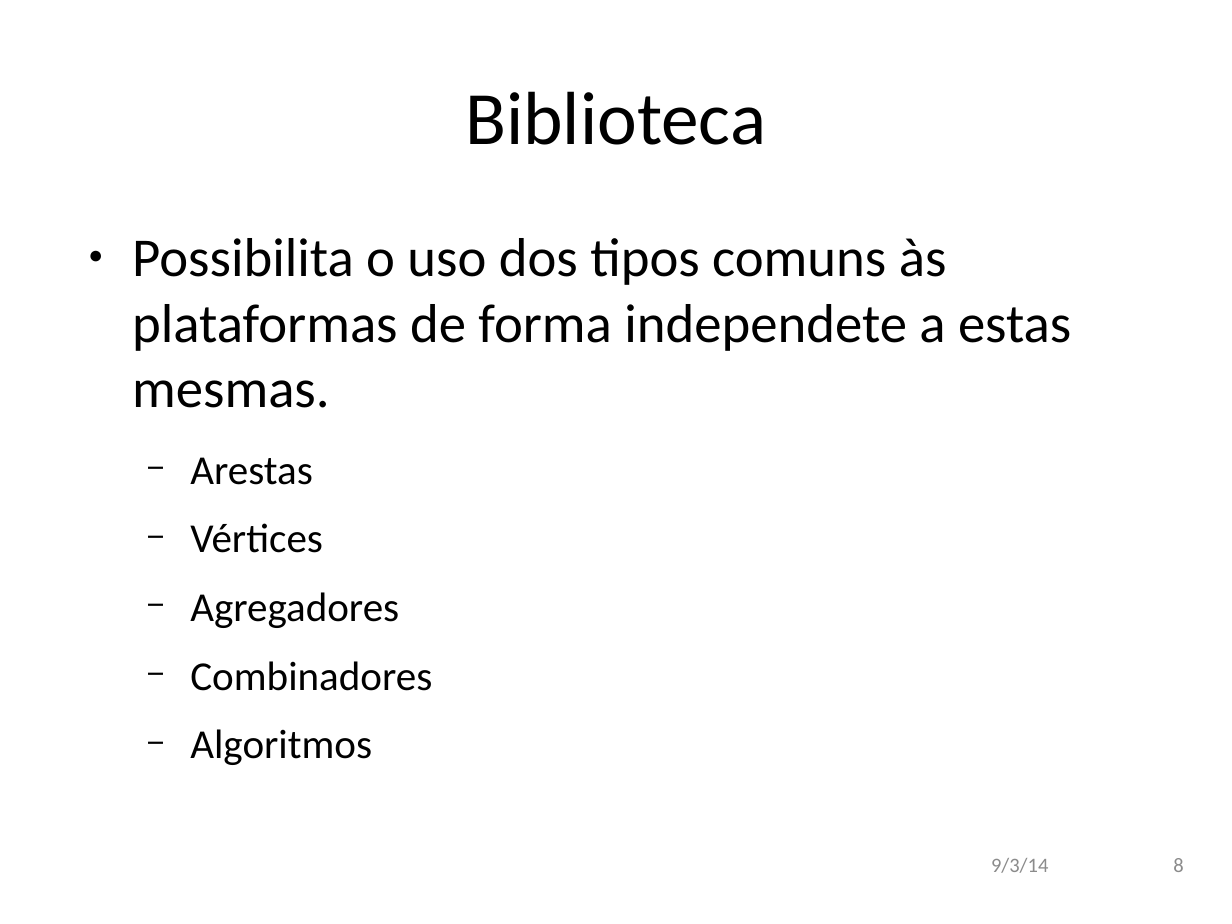
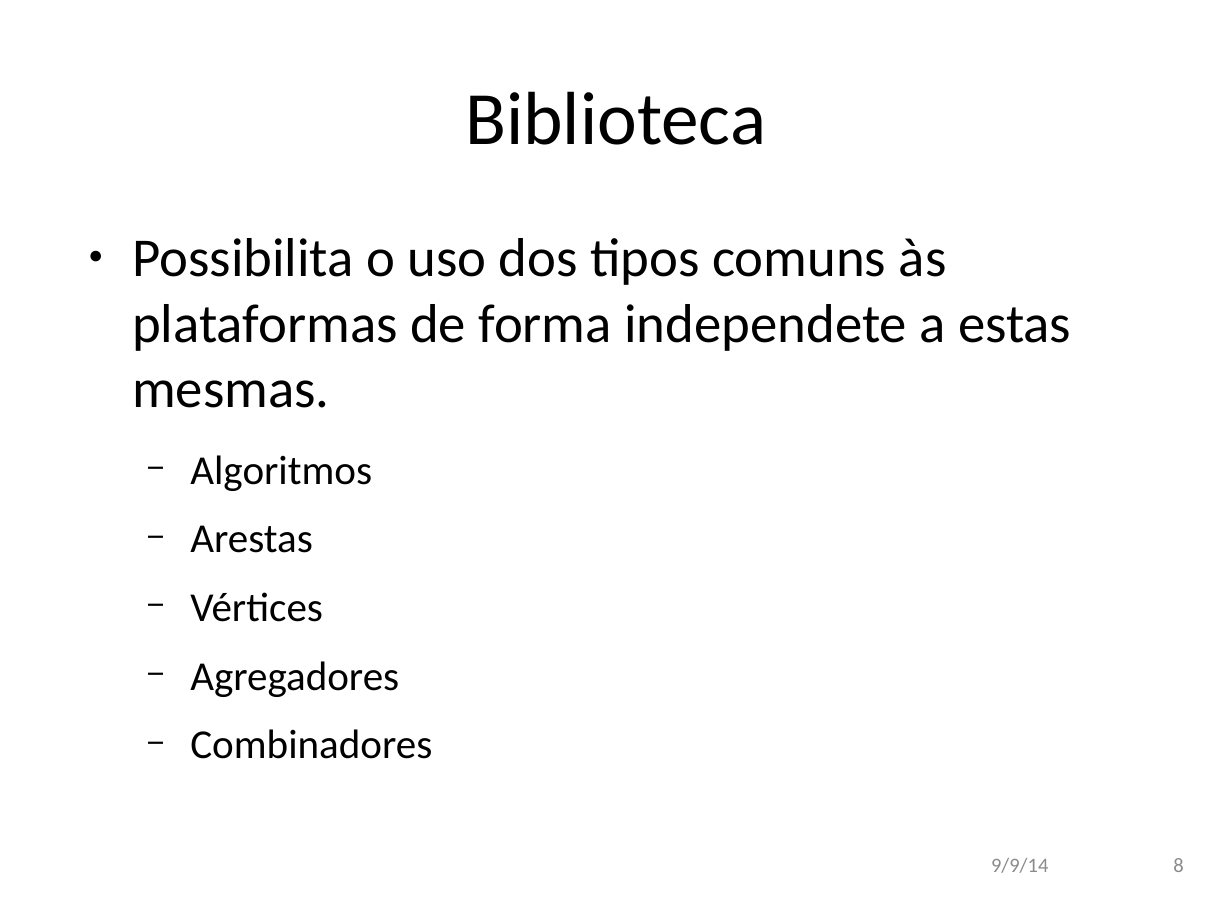
Before and after one commit to andremota/Distributed-Graph-Processing, a slide deck: slide 8 of docs/apresentação/apres_isel_format.odp. Drawn at 1232x924 pixels with LibreOffice and Linux fonts; fonts in the diff are those of the drawing; background and template pictures are left out. Boxes give left, top, right and bottom in pixels: in the first picture for what was removed or moved away, otherwise in the second. Text is boxed around its words. In the diff, an @@ line names an element or a change of style, - is before the commit and + after.

```diff
--- a/docs/apresentação/apres_isel_format.odp
+++ b/docs/apresentação/apres_isel_format.odp
@@ text at [190,455,372,491]: paragraph added @@
+  − Algoritmos
@@ text at [190,729,372,765]: paragraph removed @@
-  − Algoritmos
@@ text at [991,858,1048,873]: text changed @@
-9/3/14
+9/9/14
```
Also in this commit, not shown: 17 other slides changed, 1 other file.
